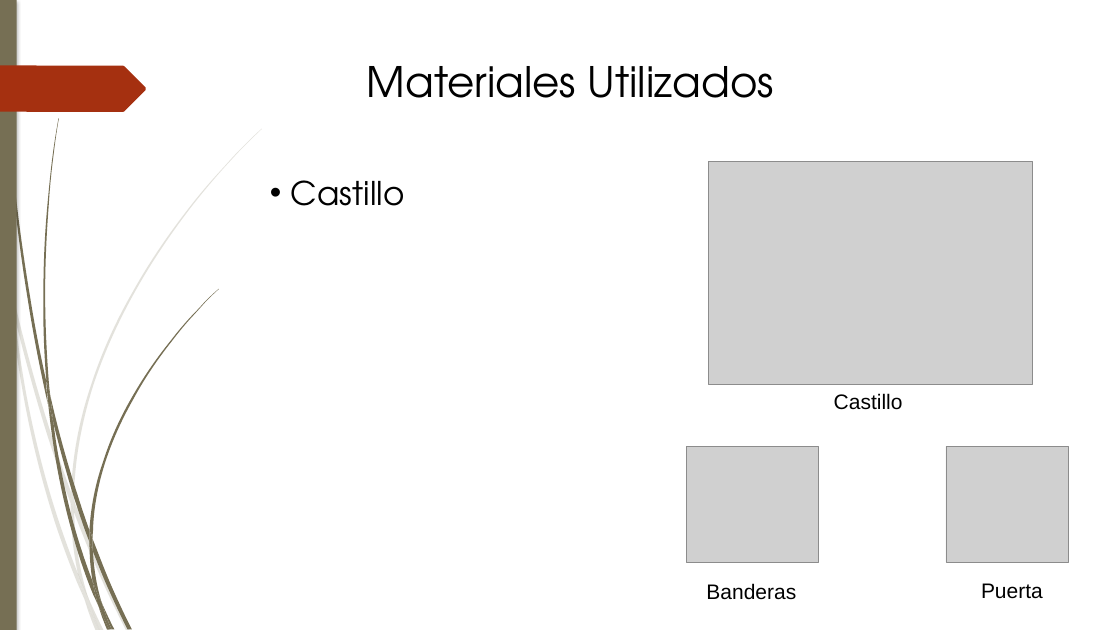
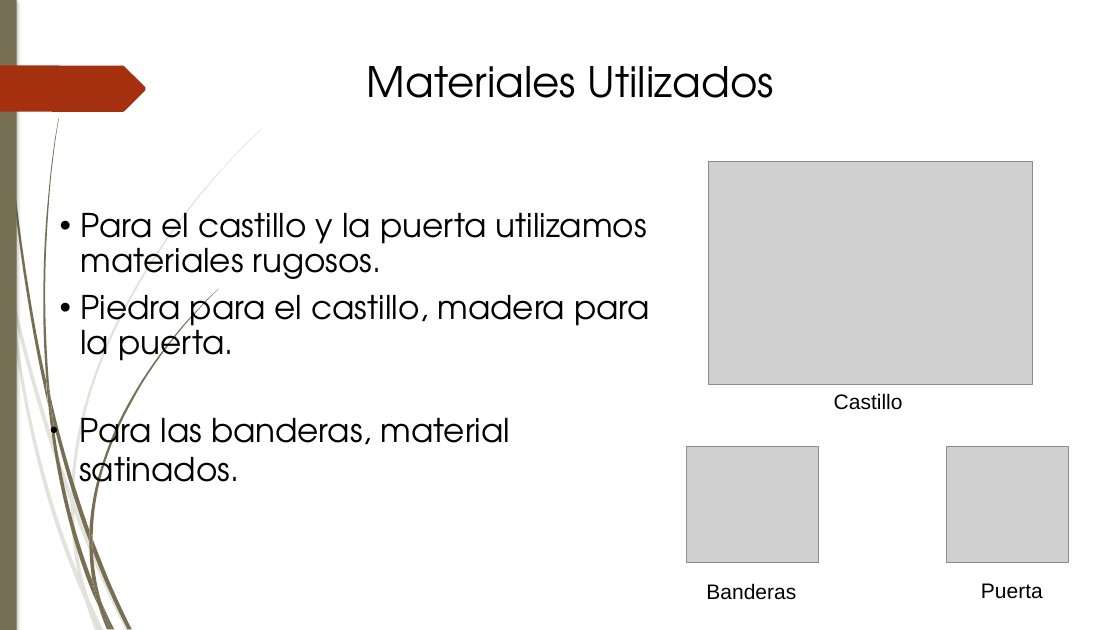
Before and after one commit to Barbmatt/Proyecto2, a slide deck: slide 12 of Presentación/Presentacion Proyecto 2.pptx. Drawn at 1120x630 pixels with LibreOffice and Linux fonts; fonts in the diff are those of the drawing; grey boxes stand for pictures. Boxes give left, top, right and bottom in pixels: in the first picture for what was removed or moved away, otherwise in the second. Text is boxed around its words. In the diff, an @@ line names an element or a change of style, - is before the commit and + after.

```diff
--- a/Presentación/Presentacion Proyecto 2.pptx
+++ b/Presentación/Presentacion Proyecto 2.pptx
@@ text removed at bbox=[291, 180, 405, 206] @@
-• Castillo
@@ text added at bbox=[80, 212, 650, 370], 28 pt, text #000000 @@
+• Para el castillo y la puerta utilizamos materiales rugosos.
+• Piedra para el castillo, madera para la puerta.
@@ outline redrawn in 3 elements at bbox=[12, 290, 71, 503], bbox=[71, 129, 262, 501], bbox=[89, 289, 218, 539] @@
@@ text added at bbox=[79, 408, 510, 497], 28 pt, text #000000 @@
+● Para las banderas, material satinados.
```
Also in this commit, not shown: 15 other slides changed, 1 other file.
